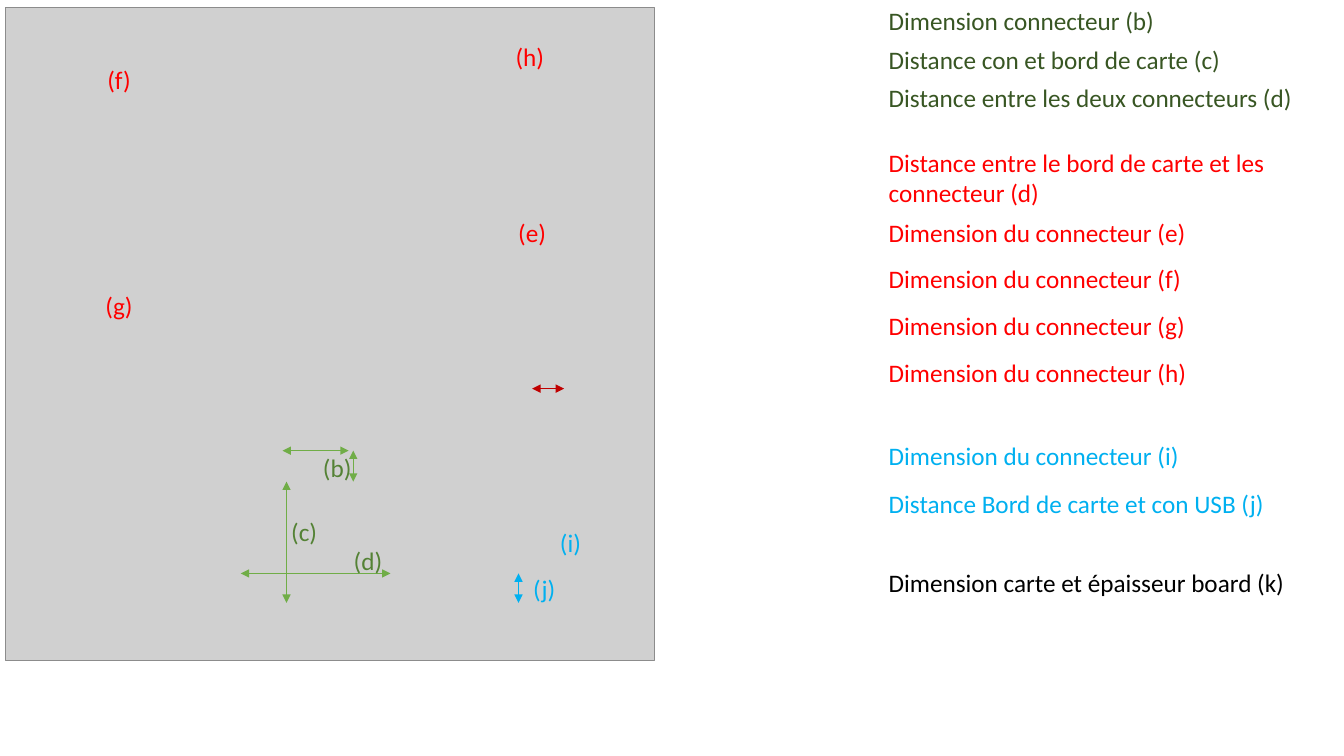
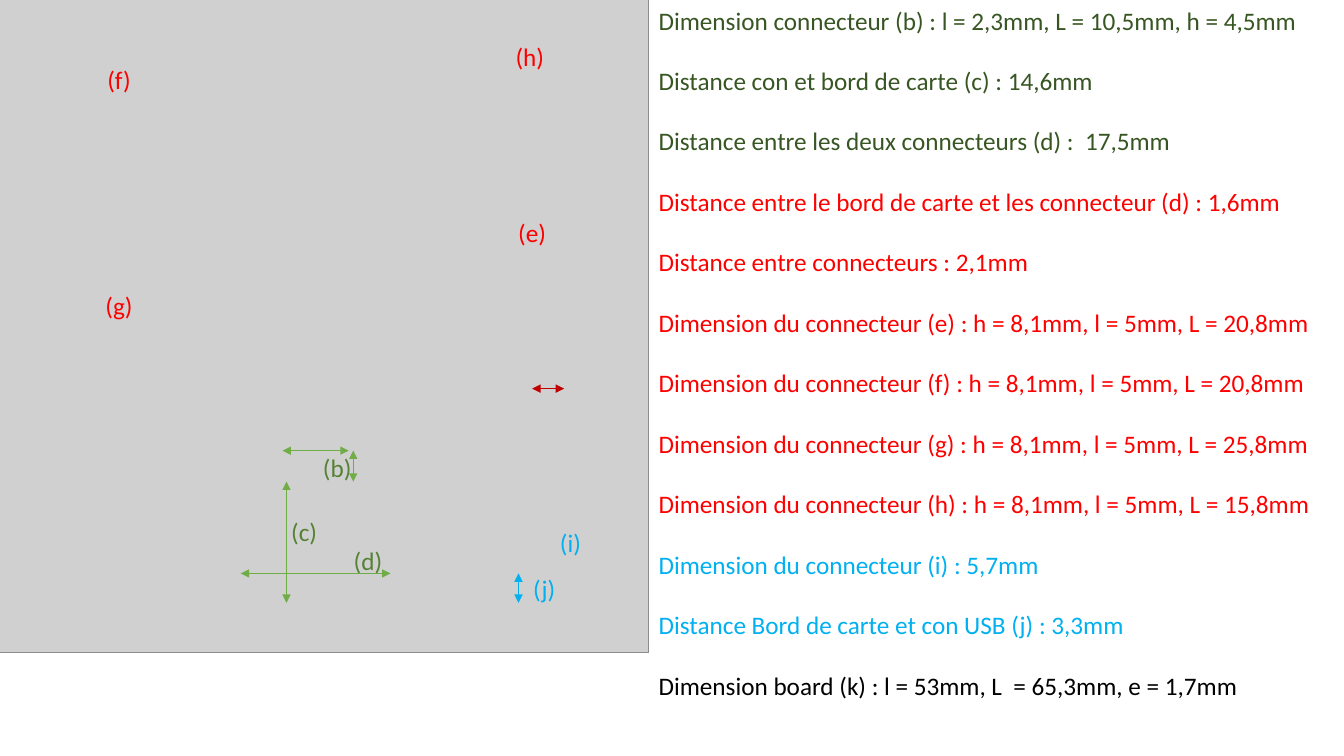
Before and after one commit to marionesc/SPI-safety_jacket, a slide deck: slide 1 of 3D - UWB/antenne/image carte/Dimensionnement.pptx. Drawn at 1344x756 pixels with LibreOffice and Linux fonts; fonts in the diff are those of the drawing; grey boxes stand for pictures. Boxes give left, top, right and bottom in pixels: in the first picture for what was removed or moved away, otherwise in the second. Text is boxed around its words. In the diff, an @@ line names an element or a change of style, - is before the commit and + after.

Commit message:
telechargement des pieces pour les cartes antennaires

```diff
--- a/3D - UWB/antenne/image carte/Dimensionnement.pptx
+++ b/3D - UWB/antenne/image carte/Dimensionnement.pptx
@@ picture: place and size @@
-picture at (6,8,655,661)
+picture at (0,0,649,653)
@@ text at (659,11,1309,699): text changed @@
-Distance entre le bord de carte et les connecteur (d)
+Dimension connecteur (b) : l = 2,3mm, L = 10,5mm, h = 4,5mm
+Distance con et bord de carte (c) : 14,6mm
+Distance entre les deux connecteurs (d) : 17,5mm
+Distance entre le bord de carte et les connecteur (d) : 1,6mm
+Distance entre connecteurs : 2,1mm
+Dimension du connecteur (e) : h = 8,1mm, l = 5mm, L = 20,8mm
+Dimension du connecteur (f) : h = 8,1mm, l = 5mm, L = 20,8mm
+Dimension du connecteur (g) : h = 8,1mm, l = 5mm, L = 25,8mm
+Dimension du connecteur (h) : h = 8,1mm, l = 5mm, L = 15,8mm
+Dimension du connecteur (i) : 5,7mm
+Distance Bord de carte et con USB (j) : 3,3mm
+Dimension board (k) : l = 53mm, L = 65,3mm, e = 1,7mm
@@ text removed at (889,11,1153,34) @@
-Dimension connecteur (b)
@@ text removed at (889,50,1220,73) @@
-Distance con et bord de carte (c)
@@ text removed at (889,89,1291,111) @@
-Distance entre les deux connecteurs (d)
@@ text removed at (889,223,1185,246) @@
-Dimension du connecteur (e)
@@ text removed at (889,269,1180,292) @@
-Dimension du connecteur (f)
@@ text removed at (889,316,1184,340) @@
-Dimension du connecteur (g)
@@ text removed at (889,363,1185,386) @@
-Dimension du connecteur (h)
@@ text removed at (889,446,1178,469) @@
-Dimension du connecteur (i)
@@ text removed at (889,494,1263,518) @@
-Distance Bord de carte et con USB (j)
@@ text removed at (889,573,1284,596) @@
-Dimension carte et épaisseur board (k)
```
Also in this commit, not shown: 3 slides added, 1 slide removed, 12 other files.
